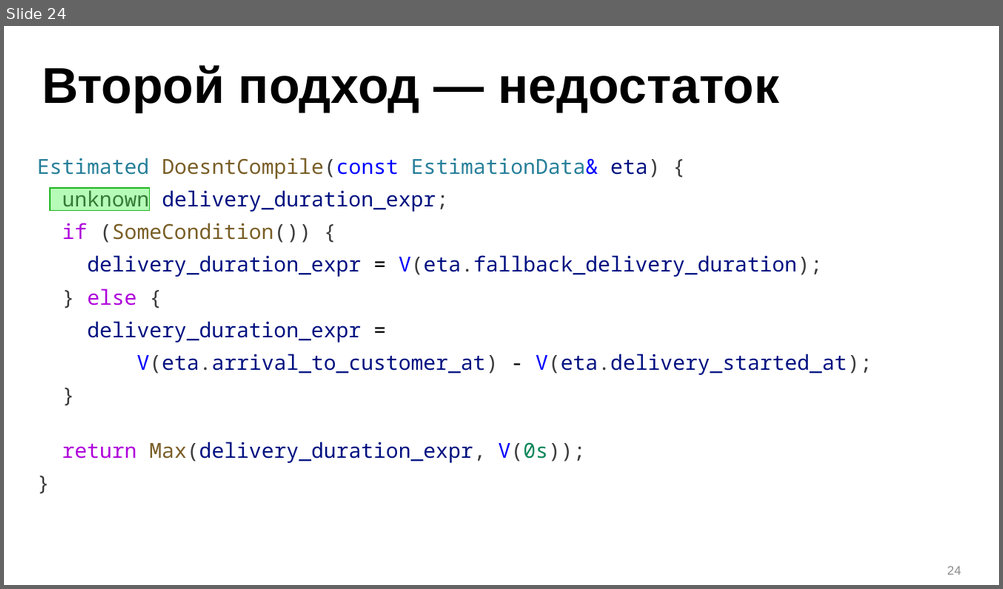
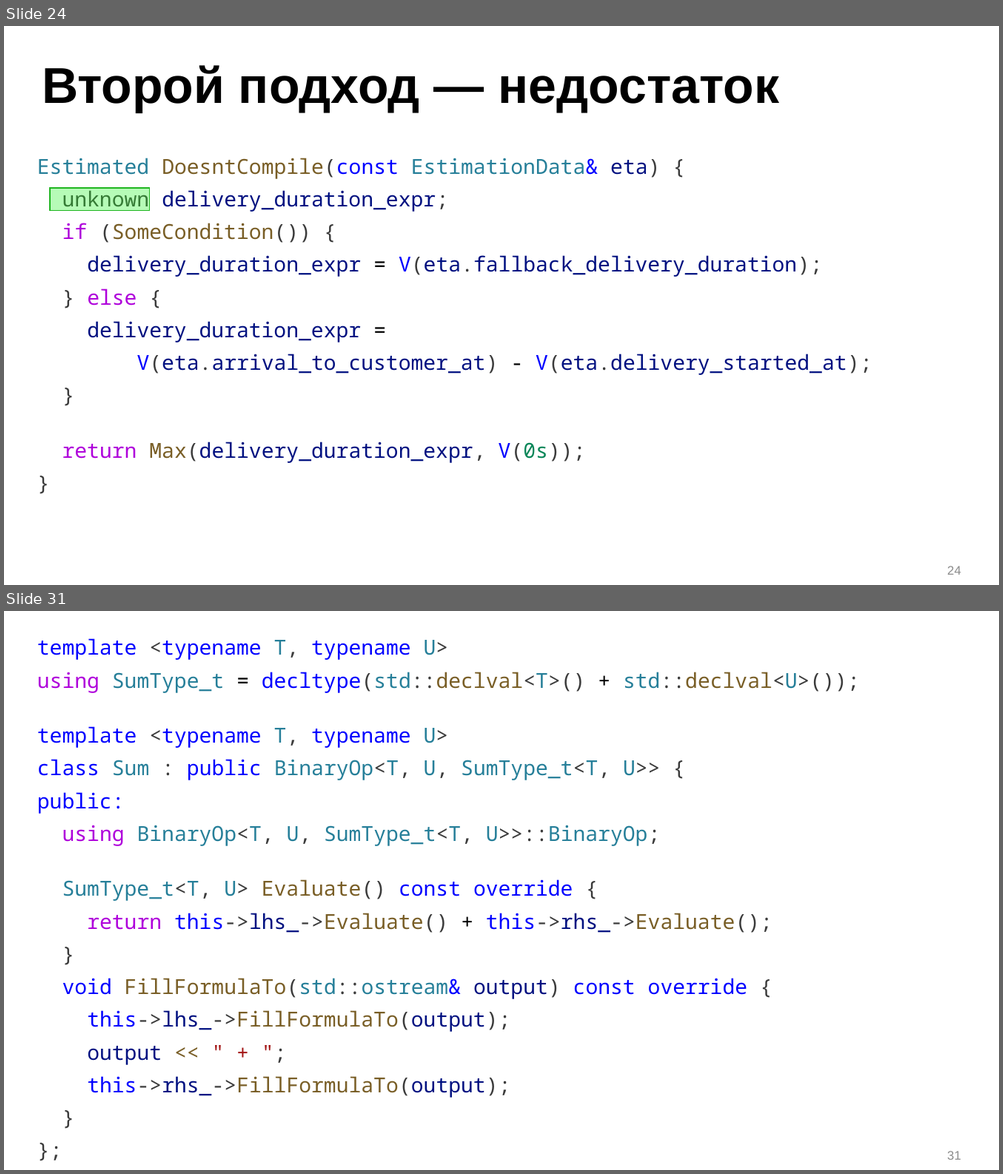
Before and after one commit to ishfb/zcc23, a slide deck: slides_new.pptx. Shown one above the other, each under a label of ours: slide 24 before the commit, slides 24 and 31 after it; the slides between them are not shown. The pictures are 1003x589 and 1003x1174 pixels, drawn with LibreOffice and Linux fonts; fonts in the diff are those of the drawing. Boxes give left, top, right and bottom in pixels: in the first picture for what was removed or moved away, otherwise in the second. Text is boxed around its words. In the diff, an @@ line names an element or a change of style, - is before the commit and + after.

```diff
--- a/slides_new.pptx
+++ b/slides_new.pptx
@@ slide 31 added at box(4, 611, 999, 1170), background #FFFFFF @@
@@ text added at box(37, 638, 859, 1098), 20 pt, text #0000FF @@
+template <typename T, typename U>
+using SumType_t = decltype(std::declval<T>() + std::declval<U>());
+template <typename T, typename U>
+class Sum : public BinaryOp<T, U, SumType_t<T, U>> {
+public:
+using BinaryOp<T, U, SumType_t<T, U>>::BinaryOp;
+SumType_t<T, U> Evaluate() const override {
+return this->lhs_->Evaluate() + this->rhs_->Evaluate();
+}
+void FillFormulaTo(std::ostream& output) const override {
+this->lhs_->FillFormulaTo(output);
+output << " + ";
+this->rhs_->FillFormulaTo(output);
+}
+};
@@ page number added at box(947, 1151, 961, 1160), 12 pt, text #8C8C8C @@
+31
```
Also in this commit, not shown: 8 other slides added, 1 other file.
